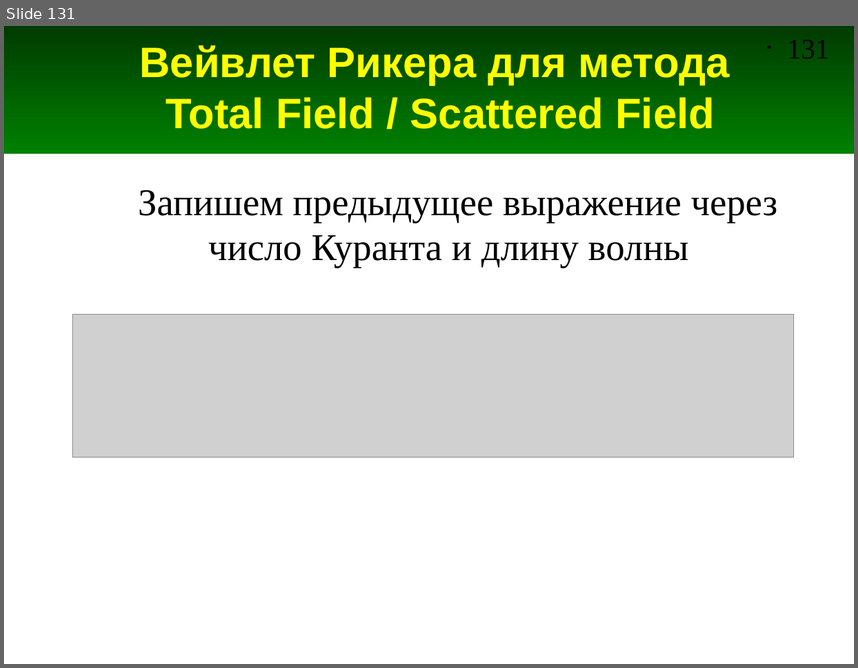
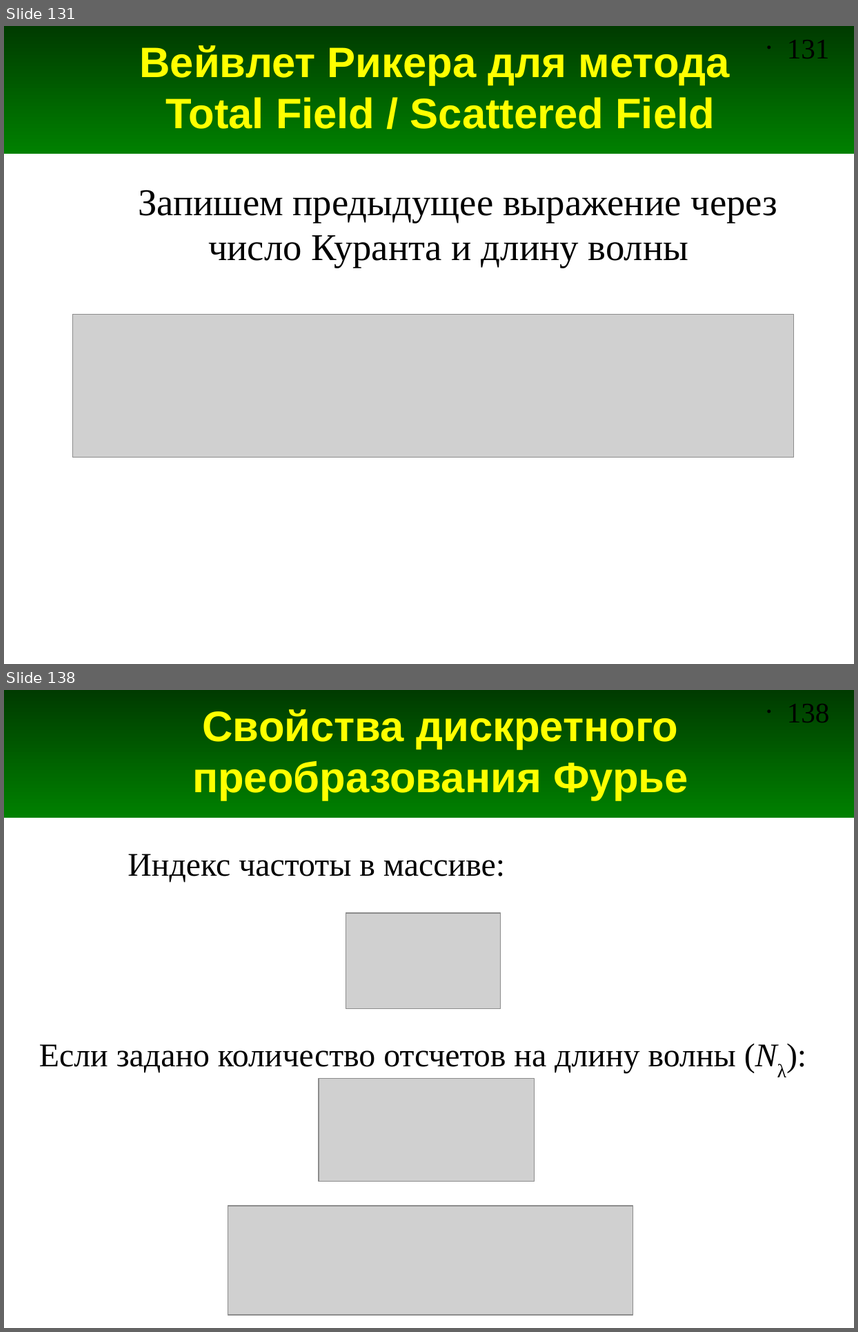
Before and after one commit to andris0147sv/modelling, a slide deck: presentations/2. FDTD.odp. Shown one above the other, each under a label of ours: slide 131 before the commit, slides 131 and 138 after it; the slides between them are not shown. The pictures are 858x668 and 858x1332 pixels, drawn with LibreOffice and Linux fonts; fonts in the diff are those of the drawing; grey boxes stand for pictures. Boxes give left, top, right and bottom in pixels: in the first picture for what was removed or moved away, otherwise in the second. Text is boxed around its words. In the diff, an @@ line names an element or a change of style, - is before the commit and + after.

Commit message:
Добавлены слайды про преобразование Фурье

```diff
--- a/presentations/2. FDTD.odp
+++ b/presentations/2. FDTD.odp
@@ slide 138 added at bbox=[4, 690, 854, 1328], background #FFFFFF; not listed: 2 template elements that a slide beside it also shows @@
@@ title added at bbox=[192, 709, 688, 800], 36 pt, text #FFFF00, bold @@
+Свойства дискретного преобразования Фурье
@@ text added at bbox=[128, 854, 505, 883], 28 pt, text #000000 @@
+Индекс частоты в массиве:
@@ picture added at bbox=[346, 913, 500, 1008] @@
@@ text added at bbox=[39, 1044, 736, 1073], 28 pt, text #000000 @@
+Если задано количество отсчетов на длину волны (Nλ):
@@ picture added at bbox=[319, 1078, 535, 1181] @@
@@ picture added at bbox=[228, 1205, 633, 1314] @@
```
Also in this commit, not shown: 8 other slides added.
